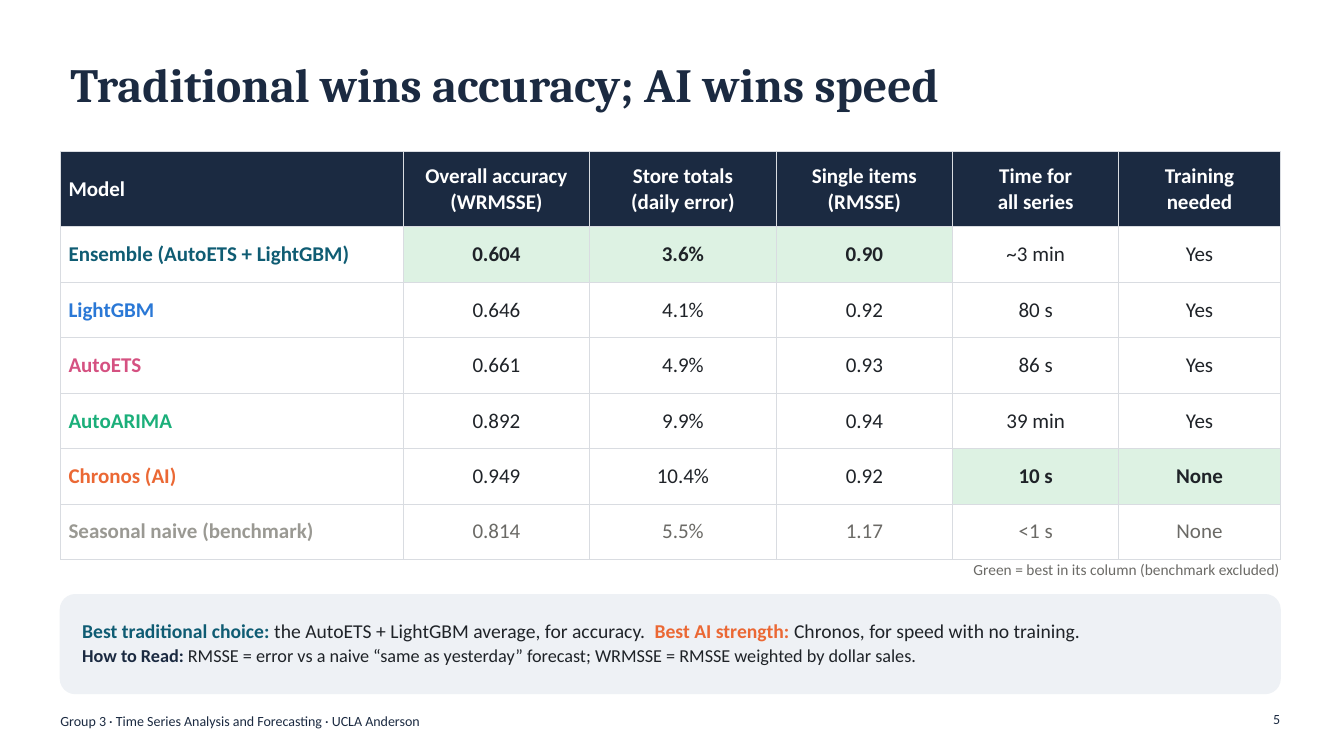
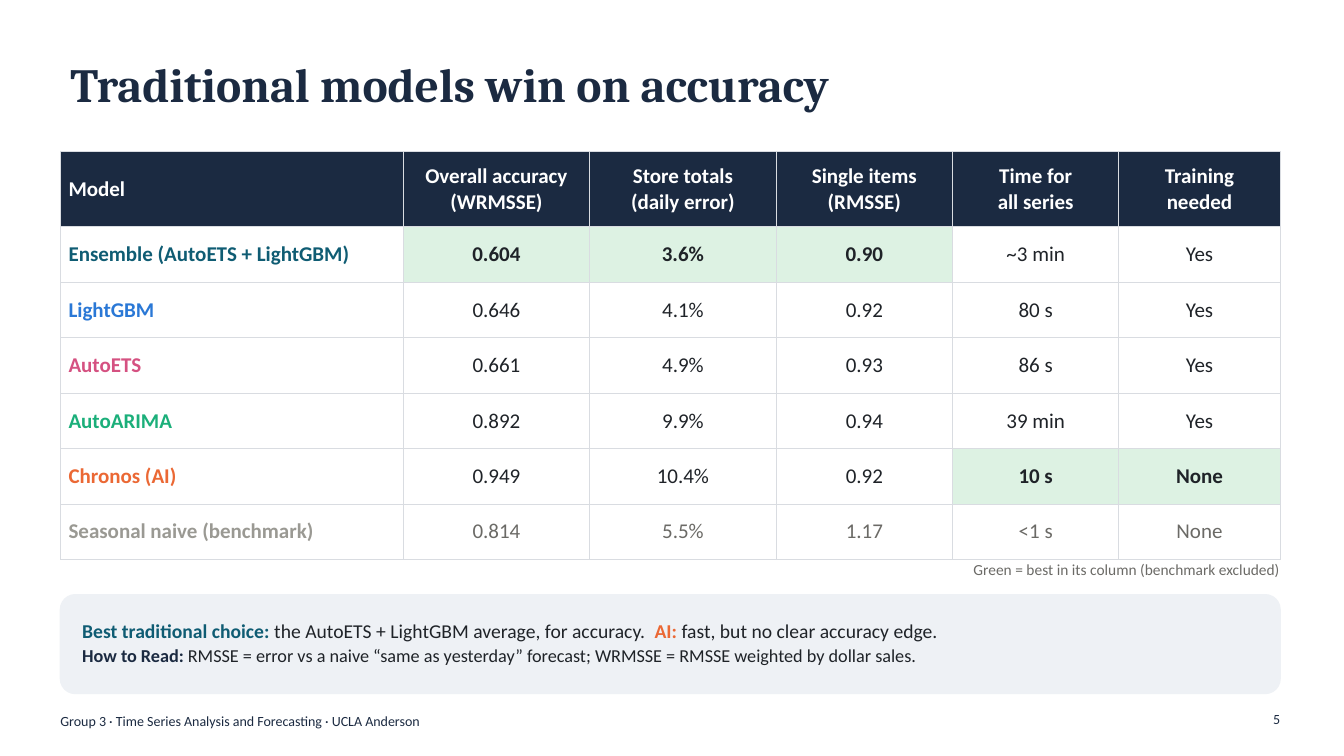
Before and after one commit to shihan-2002/m5-forecast-to-profit, a slide deck: slide 5 of presentation/Group3_Forecasting_Presentation.pptx. Drawn at 1344x756 pixels with LibreOffice and Linux fonts; fonts in the diff are those of the drawing. Boxes give left, top, right and bottom in pixels: in the first picture for what was removed or moved away, otherwise in the second. Text is boxed around its words. In the diff, an @@ line names an element or a change of style, - is before the commit and + after.

```diff
--- a/presentation/Group3_Forecasting_Presentation.pptx
+++ b/presentation/Group3_Forecasting_Presentation.pptx
@@ title at [70,69,829,112]: text changed @@
-Traditional wins accuracy; AI wins speed
+Traditional models win on accuracy
@@ text at [82,624,938,642]: text changed @@
-Best traditional choice: the AutoETS + LightGBM average, for accuracy. Best AI strength: Chronos, for speed with no training.
+Best traditional choice: the AutoETS + LightGBM average, for accuracy. AI: fast, but no clear accuracy edge.
```
Also in this commit, not shown: 1 other slide changed, 7 other files.
